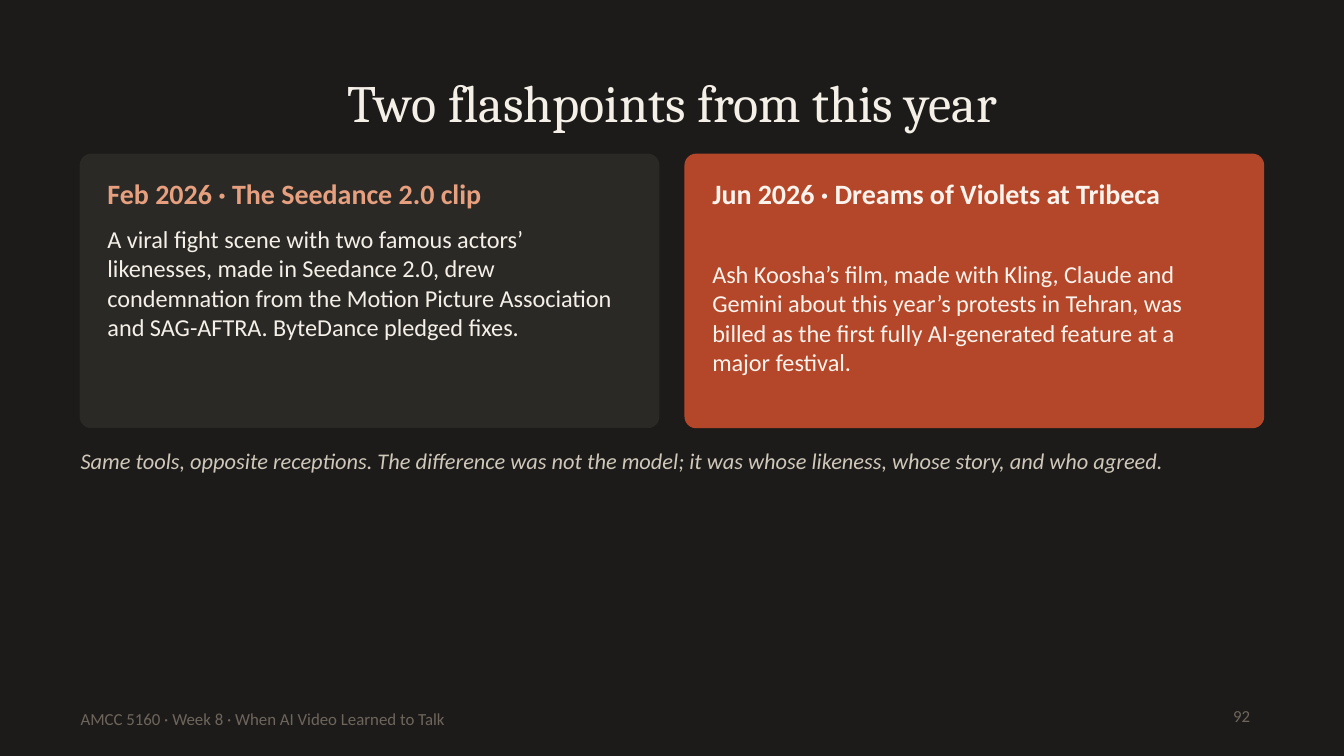
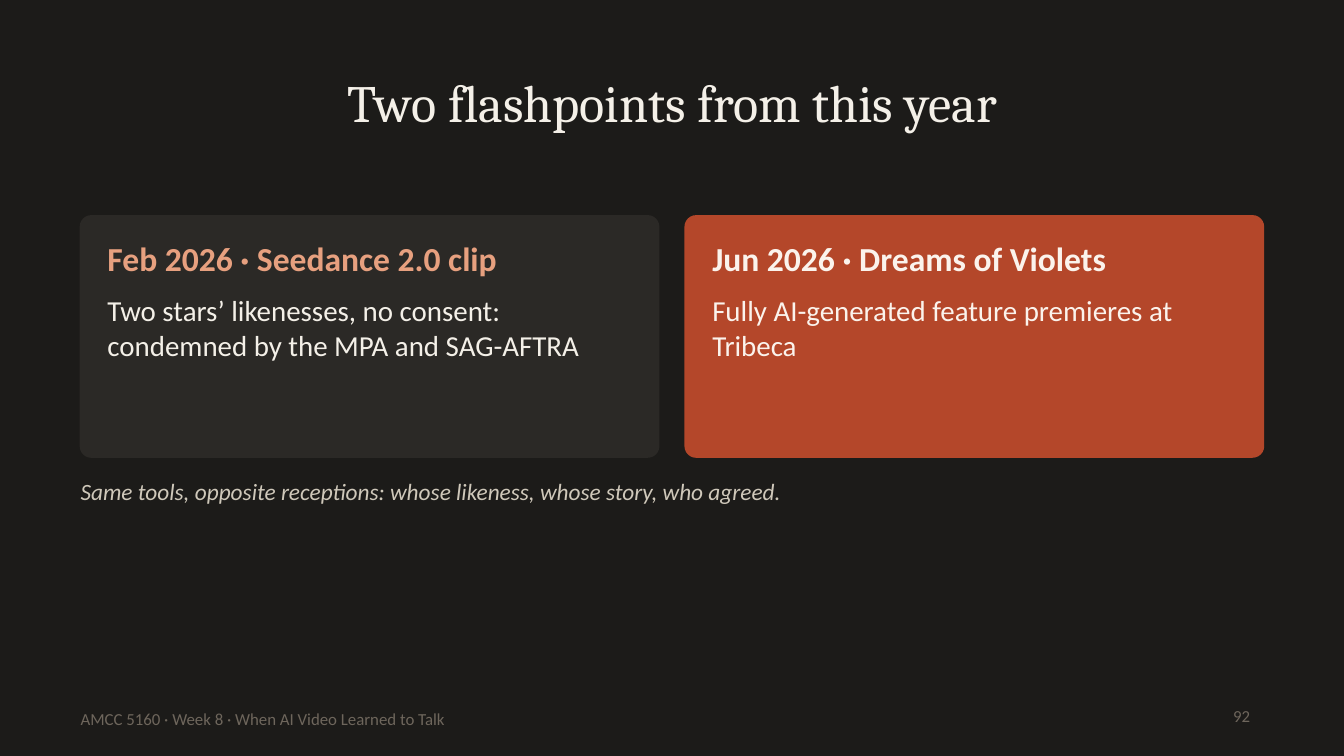
Before and after one commit to leehomyc/leehomyc.github.io, a slide deck: slide 92 of amcc5160/lecture-08/downloads/Lecture08_Slides.pptx. Drawn at 1344x756 pixels with LibreOffice and Linux fonts; fonts in the diff are those of the drawing. Boxes give left, top, right and bottom in pixels: in the first picture for what was removed or moved away, otherwise in the second. Text is boxed around its words. In the diff, an @@ line names an element or a change of style, - is before the commit and + after.

```diff
--- a/amcc5160/lecture-08/downloads/Lecture08_Slides.pptx
+++ b/amcc5160/lecture-08/downloads/Lecture08_Slides.pptx
@@ rounded rectangle: place and size @@
-rounded rectangle at [81,155,659,427]
+rounded rectangle at [81,216,659,457]
@@ rounded rectangle at [81,216,659,457]: proportions changed @@
@@ rounded rectangle at [685,216,1263,457]: proportions changed @@
@@ rounded rectangle: place and size @@
-rounded rectangle at [685,155,1263,427]
+rounded rectangle at [685,216,1263,457]
@@ text at [107,247,497,277]: text changed; size 15 to 18 pt @@
-Feb 2026 · The Seedance 2.0 clip
+Feb 2026 · Seedance 2.0 clip
@@ text at [712,247,1106,272]: text changed; size 15 to 18 pt @@
-Jun 2026 · Dreams of Violets at Tribeca
+Jun 2026 · Dreams of Violets
@@ text at [107,300,579,361]: text changed; size 13 to 15.5 pt @@
-A viral fight scene with two famous actors’ likenesses, made in Seedance 2.0, drew condemnation from the Motion Picture Association and SAG-AFTRA. ByteDance pledged fixes.
+Two stars’ likenesses, no consent: condemned by the MPA and SAG-AFTRA
@@ text at [712,301,1172,356]: text changed; size 13 to 15.5 pt @@
-Ash Koosha’s film, made with Kling, Claude and Gemini about this year’s protests in Tehran, was billed as the first fully AI-generated feature at a major festival.
+Fully AI-generated feature premieres at Tribeca
@@ text at [81,484,780,504]: text changed; size 12 to 12.5 pt @@
-Same tools, opposite receptions. The difference was not the model; it was whose likeness, whose story, and who agreed.
+Same tools, opposite receptions: whose likeness, whose story, who agreed.
```
Also in this commit, not shown: 30 other slides changed, 1 slide added, 1 slide removed, 39 other files.
